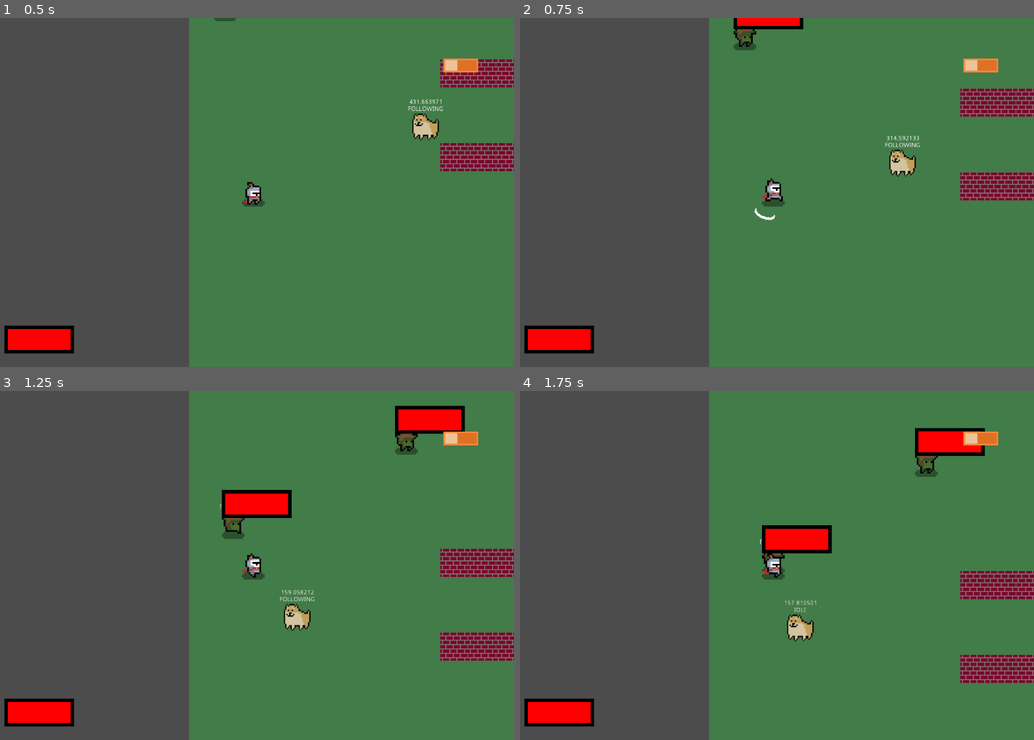
Above: before the commit, frames 1-4 (two rows, left to right).
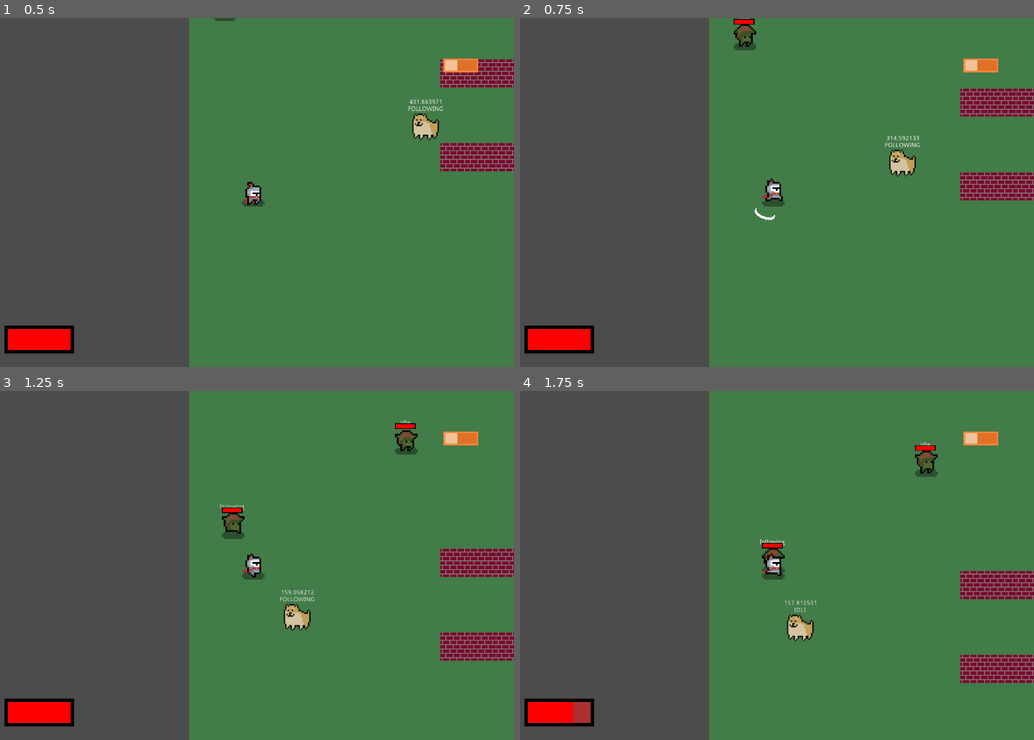
Above: after the commit, the same moments.

Repository: ranaxdev/BeatTheBoredomJam
Game: Godot game, scene res://Scenes/World.tscn
The game is run twice, just before and just after one commit, with the same random seed, the same clock (stepped at 60 frames per second) and the same inputs.
Inputs (mouse positions are in pixels of both pictures, inside the frame that each line leads up to):
- Up to frame 1 (0.5 s): no input
- Up to frame 2 (0.75 s): tap Enter (ui_accept) at 0.5 s; move the mouse to (746, 262) at 0.52 s; hold W (move_up) from 0.53 s (still down); click (746, 262) at 0.6 s
- Up to frame 3 (1.25 s): keep holding W (move_up); tap Enter (ui_accept) at 0.77 s
- Up to frame 4 (1.75 s): keep holding W (move_up); move the mouse to (931, 617) at 1.27 s; tap 1 at 1.35 s; tap Enter (ui_accept) at 1.52 s

Frame 1 is identical in both runs. In frame 2, 0.4% of the frame differs, in the area x 41-56%, y 0-4%; in frame 3, 2.1%; in frame 4, 2.2%, in the area x 10-91%, y 10-96%.

Commit message:
kinda finsihed (not) basic attack

Diff:
--- a/Scenes/Actors/Enemy.tscn
+++ b/Scenes/Actors/Enemy.tscn
@@ -1,8 +1,11 @@
-[gd_scene load_steps=24 format=2]
+[gd_scene load_steps=28 format=2]
 
 [ext_resource path="res://Assets/goblin_spritesheet.png" type="Texture" id=1]
 [ext_resource path="res://Scripts/Actors/Enemy.gd" type="Script" id=2]
 [ext_resource path="res://Scripts/Actors/Healthbar.gd" type="Script" id=3]
+[ext_resource path="res://Assets/healthbar/over.png" type="Texture" id=4]
+[ext_resource path="res://Assets/healthbar/under.png" type="Texture" id=5]
+[ext_resource path="res://Assets/healthbar/progress.png" type="Texture" id=6]
 
 [sub_resource type="AtlasTexture" id=1]
 atlas = ExtResource( 1 )
@@ -95,6 +98,9 @@
 [sub_resource type="CircleShape2D" id=20]
 radius = 300.0
 
+[sub_resource type="CircleShape2D" id=21]
+radius = 48.0
+
 [node name="Enemy" type="KinematicBody2D"]
 collision_layer = 2
 collision_mask = 7
@@ -127,6 +133,13 @@
 [node name="CollisionShape2D" type="CollisionShape2D" parent="PlayerDetect"]
 shape = SubResource( 20 )
 
+[node name="DamageZone" type="Area2D" parent="."]
+collision_layer = 2
+collision_mask = 0
+
+[node name="CollisionShape2D" type="CollisionShape2D" parent="DamageZone"]
+shape = SubResource( 21 )
+
 [node name="knockbackTimer" type="Timer" parent="."]
 wait_time = 0.8
 one_shot = true
@@ -141,11 +154,18 @@
 "_edit_use_anchors_": false
 }
 
-[node name="Healthbar" type="TextureProgress" parent="."]
-margin_left = -24.0
-margin_top = -80.0
-margin_right = 24.0
-margin_bottom = -40.0
+[node name="HealthNode" type="Node2D" parent="."]
+scale = Vector2( 0.3, 0.2 )
+
+[node name="Healthbar" type="TextureProgress" parent="HealthNode"]
+margin_left = -80.0
+margin_top = -200.0
+margin_right = 80.0
+margin_bottom = -136.0
+texture_under = ExtResource( 5 )
+texture_over = ExtResource( 4 )
+texture_progress = ExtResource( 6 )
+fill_mode = 6
 script = ExtResource( 3 )
 __meta__ = {
 "_edit_use_anchors_": false
--- a/Scenes/Actors/Player.tscn
+++ b/Scenes/Actors/Player.tscn
@@ -1,11 +1,14 @@
-[gd_scene load_steps=26 format=2]
+[gd_scene load_steps=36 format=2]
 
+[ext_resource path="res://Assets/healthbar/over.png" type="Texture" id=1]
 [ext_resource path="res://Scripts/Actors/Player.gd" type="Script" id=2]
 [ext_resource path="res://Scripts/Actors/Toolbar.gd" type="Script" id=3]
 [ext_resource path="res://Assets/temptoolbar.png" type="Texture" id=4]
 [ext_resource path="res://Scripts/Actors/Healthbar.gd" type="Script" id=5]
 [ext_resource path="res://Assets/slash_effect_anim_spritesheet.png" type="Texture" id=6]
 [ext_resource path="res://Assets/knight_spritesheet.png" type="Texture" id=7]
+[ext_resource path="res://Assets/healthbar/under.png" type="Texture" id=8]
+[ext_resource path="res://Assets/healthbar/progress.png" type="Texture" id=9]
 
 [sub_resource type="RectangleShape2D" id=1]
 extents = Vector2( 22.7542, 9.77386 )
@@ -33,6 +36,30 @@
 [sub_resource type="AtlasTexture" id=7]
 atlas = ExtResource( 7 )
 region = Rect2( 80, 0, 16, 16 )
+
+[sub_resource type="AtlasTexture" id=21]
+atlas = ExtResource( 7 )
+region = Rect2( 0, 32, 16, 16 )
+
+[sub_resource type="AtlasTexture" id=22]
+atlas = ExtResource( 7 )
+region = Rect2( 16, 32, 16, 16 )
+
+[sub_resource type="AtlasTexture" id=23]
+atlas = ExtResource( 7 )
+region = Rect2( 32, 32, 16, 16 )
+
+[sub_resource type="AtlasTexture" id=24]
+atlas = ExtResource( 7 )
+region = Rect2( 48, 32, 16, 16 )
+
+[sub_resource type="AtlasTexture" id=25]
+atlas = ExtResource( 7 )
+region = Rect2( 64, 32, 16, 16 )
+
+[sub_resource type="AtlasTexture" id=26]
+atlas = ExtResource( 7 )
+region = Rect2( 80, 32, 16, 16 )
 
 [sub_resource type="AtlasTexture" id=8]
 atlas = ExtResource( 7 )
@@ -65,6 +92,11 @@
 "name": "idle",
 "speed": 8.0
 }, {
+"frames": [ SubResource( 21 ), SubResource( 22 ), SubResource( 23 ), SubResource( 24 ), SubResource( 25 ), SubResource( 26 ) ],
+"loop": true,
+"name": "damage",
+"speed": 8.0
+}, {
 "frames": [ SubResource( 8 ), SubResource( 9 ), SubResource( 10 ), SubResource( 11 ), SubResource( 12 ), SubResource( 13 ) ],
 "loop": true,
 "name": "walk",
@@ -94,6 +126,9 @@
 "speed": 10.0
 } ]
 
+[sub_resource type="CircleShape2D" id=20]
+radius = 31.2137
+
 [node name="Player" type="KinematicBody2D"]
 collision_mask = 7
 script = ExtResource( 2 )
@@ -106,7 +141,8 @@
 position = Vector2( 1.90735e-06, 1.90735e-06 )
 scale = Vector2( 4, 4 )
 frames = SubResource( 14 )
-animation = "walk"
+animation = "damage"
+frame = 4
 playing = true
 
 [node name="Camera2D" type="Camera2D" parent="."]
@@ -136,13 +172,26 @@
 animation = "attack"
 frame = 4
 
-[node name="Healthbar" type="TextureProgress" parent="."]
+[node name="HurtBox" type="Area2D" parent="."]
+collision_layer = 0
+collision_mask = 2
+
+[node name="CollisionShape2D" type="CollisionShape2D" parent="HurtBox"]
+shape = SubResource( 20 )
+
+[node name="HealthNode" type="Node2D" parent="."]
+
+[node name="Healthbar" type="TextureProgress" parent="HealthNode"]
 margin_left = -569.49
 margin_top = 305.393
 margin_right = -529.49
 margin_bottom = 345.393
+texture_under = ExtResource( 8 )
+texture_over = ExtResource( 1 )
+texture_progress = ExtResource( 9 )
 script = ExtResource( 5 )
 __meta__ = {
 "_edit_use_anchors_": false
 }
 [connection signal="animation_finished" from="Sword/Sprite" to="." method="_on_Sprite_animation_finished"]
+[connection signal="area_entered" from="HurtBox" to="." method="_on_HurtBox_area_entered"]
--- a/Scripts/Actors/Healthbar.gd
+++ b/Scripts/Actors/Healthbar.gd
@@ -2,23 +2,11 @@
 
 class_name Healthbar
 
-onready var MAX_HEALTH = get_parent().maxHealth
-
-# preload bar textures
-var overImg:Texture = preload("res://Assets/healthbar/over.png")
-var underImg:Texture = preload("res://Assets/healthbar/under.png")
-var progressImg:Texture = preload("res://Assets/healthbar/progress.png")
-
-var currentHealth:int = 100
+onready var MAX_HEALTH = get_parent().get_parent().maxHealth
 
 func _ready():
 	self.set_max(MAX_HEALTH) # Set bar's max val
 	self.set_value(MAX_HEALTH) # Start with full health
 
-	# Set bar textures
-	self.set_over_texture(overImg)
-	self.set_under_texture(underImg)
-	self.set_progress_texture(progressImg)
-
 func _process(delta):
-	self.set_value(float(get_parent().health))
+	self.set_value(float(get_parent().get_parent().health))
--- a/Scripts/Actors/Player.gd
+++ b/Scripts/Actors/Player.gd
@@ -3,10 +3,13 @@
 onready var sword = $Sword
 onready var charSprite = $Sprite
 
+var isVulnerable = true
+var isDamaged = false
+
 func _ready():
 	addState("idle")
 	addState("move")
-	addState("attack")
+	addState("damaged")
 	call_deferred("setState", states.idle)
 	sword.get_node("Sprite").frame = 0 # weird sprite behavior if not set 0
 
@@ -28,10 +31,17 @@
 func getTransition(delta):
 	match state:
 		states.idle:
+			if isDamaged:
+				return states.damaged
 			if motionAxis != Vector2.ZERO:
 				return states.move
 		states.move:
+			if isDamaged:
+				return states.damaged
 			if motionAxis == Vector2.ZERO:
+				return states.idle
+		states.damaged:
+			if !isDamaged:
 				return states.idle
 	return null
 
@@ -41,12 +51,18 @@
 			charSprite.play("idle")
 		states.move:
 			charSprite.play("walk")
+		states.damaged:
+			charSprite.play("walk")
 
 func exitState(old, new):
 	match old:
 		states.idle:
 			charSprite.stop()
 		states.move:
+			charSprite.stop()
+		states.damaged:
+			isVulnerable = true
+			isDamaged = false
 			charSprite.stop()
 
 func attack():
@@ -57,12 +73,20 @@
 		sword.get_node("Sprite").play()
 
 func getInputAxis():
-	if [states.idle, states.move].has(state):
-		return Vector2(
-			Input.get_action_strength("move_right") - Input.get_action_strength("move_left"),
-			Input.get_action_strength("move_down") - Input.get_action_strength("move_up")
-		)
+	return Vector2(
+		Input.get_action_strength("move_right") - Input.get_action_strength("move_left"),
+		Input.get_action_strength("move_down") - Input.get_action_strength("move_up")
+	)
+
+func kill():
+	# for time being restarts game
+	get_tree().reload_current_scene()
 
 func _on_Sprite_animation_finished():
 	sword.get_node("Sprite").stop()
 	sword.get_node("Sprite").frame = 0
+
+func _on_HurtBox_area_entered(area):
+	isDamaged = true
+	isVulnerable = false
+	damage(30)
Binary file changed: Assets/knight_spritesheet.png
